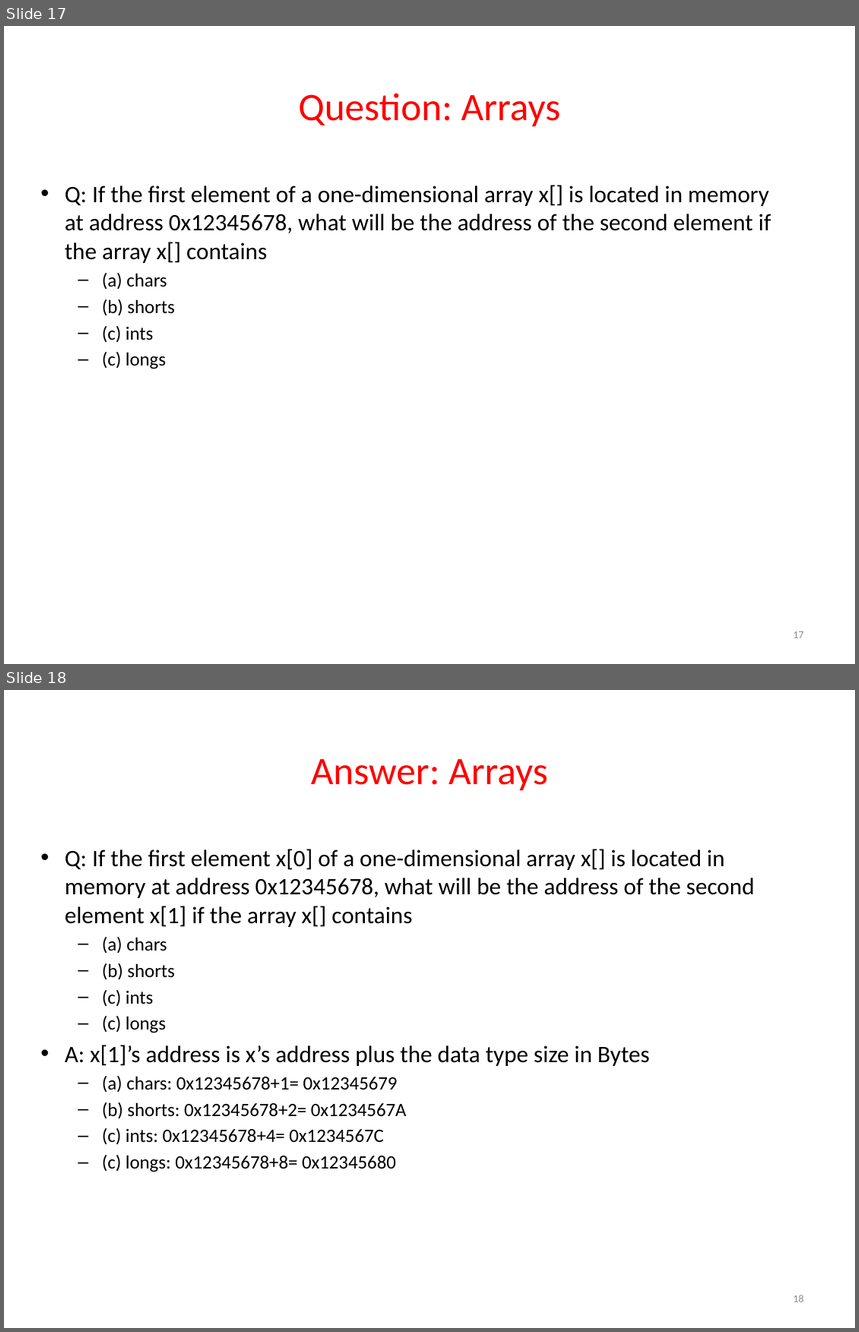
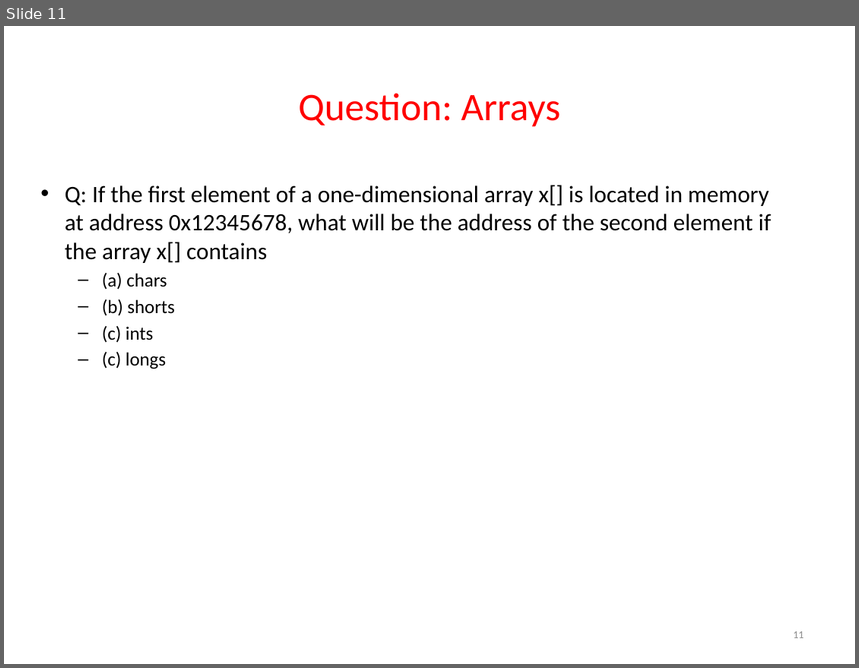
Before and after one commit to guhofstra/CSC111Fa25, a slide deck: PPTs/L2 ComputerOrganization Exercises.pptx. Shown one above the other, each under a label of ours: slides 17 and 18 before the commit, slide 11 after it. The pictures are 859x1332 and 859x668 pixels, drawn with LibreOffice and Linux fonts; fonts in the diff are those of the drawing. Boxes give left, top, right and bottom in pixels: in the first picture for what was removed or moved away, otherwise in the second. Text is boxed around its words. In the diff, an @@ line names an element or a change of style, - is before the commit and + after.

```diff
--- a/PPTs/L2 ComputerOrganization Exercises.pptx
+++ b/PPTs/L2 ComputerOrganization Exercises.pptx
@@ slide 18 removed at (x1=4, y1=690, x2=855, y2=1328), background #FFFFFF @@
@@ title removed at (x1=311, y1=759, x2=548, y2=791) @@
-Answer: Arrays
@@ text removed at (x1=65, y1=849, x2=755, y2=1173) @@
-• Q: If the first element x[0] of a one-dimensional array x[] is located in memory at address 0x12345678, what will be the address of the second element x[1] if the array x[] contains
-  – (a) chars
-  – (b) shorts
-  – (c) ints
-  – (c) longs
-• A: x[1]’s address is x’s address plus the data type size in Bytes
-  – (a) chars: 0x12345678+1= 0x12345679
-  – (b) shorts: 0x12345678+2= 0x1234567A
-  – (c) ints: 0x12345678+4= 0x1234567C
-  – (c) longs: 0x12345678+8= 0x12345680
@@ page number removed at (x1=794, y1=1295, x2=804, y2=1303) @@
-18
@@ what was slide 17 is now slide 11 @@
@@ page number at (x1=794, y1=632, x2=804, y2=639): text changed @@
-17
+11
```
Also in this commit, not shown: 6 other slides removed, 43 other files.
